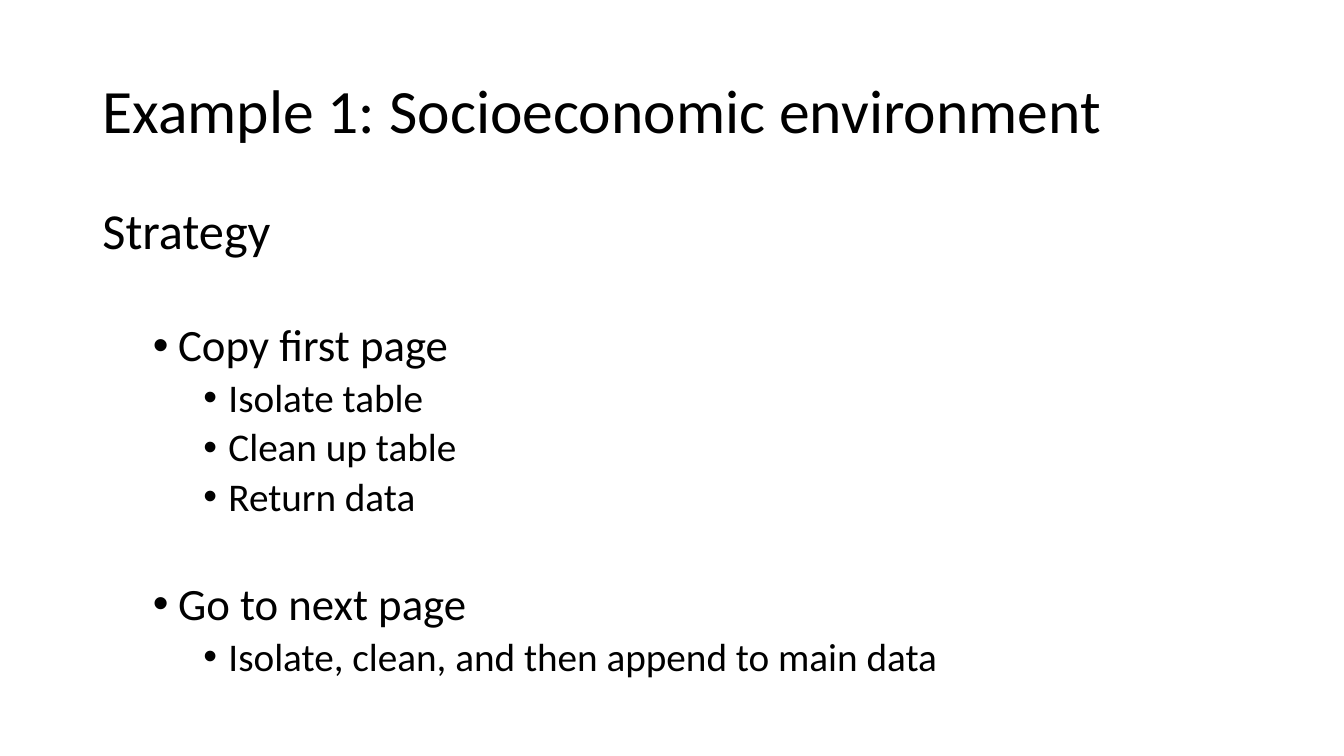
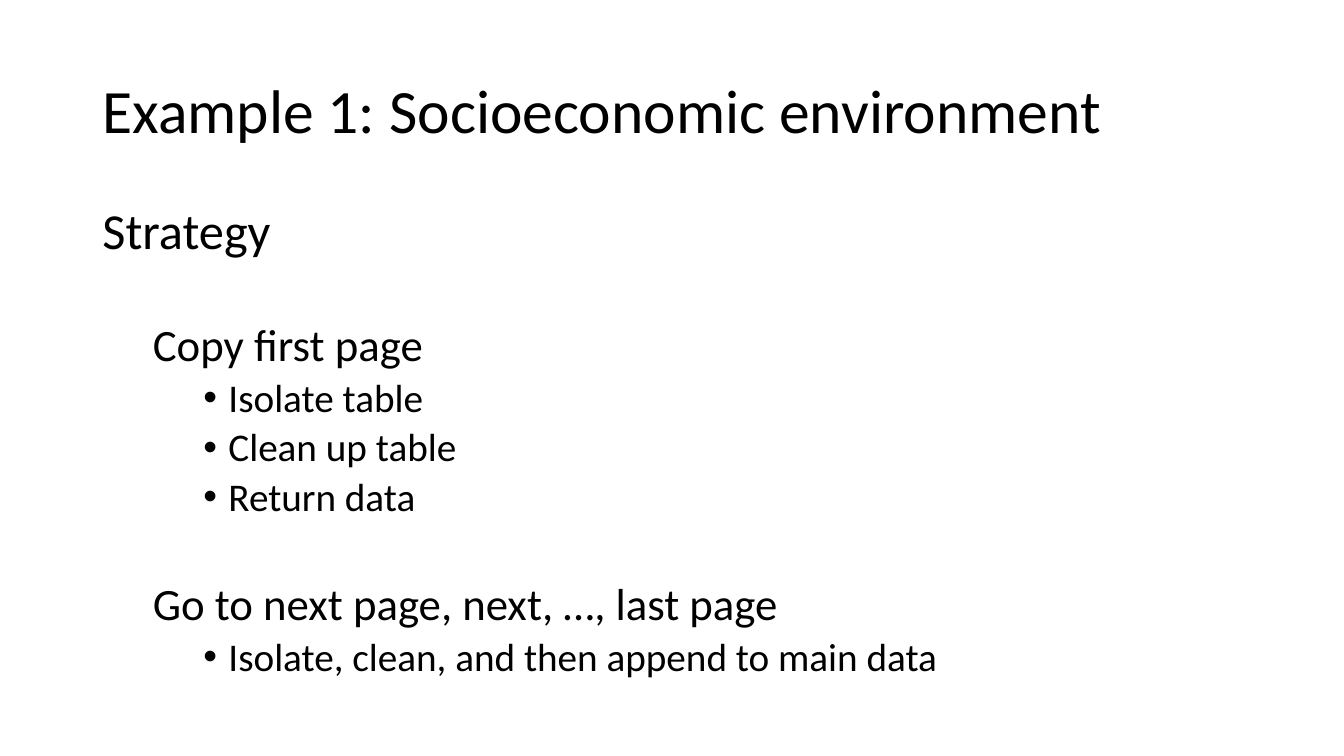
Before and after one commit to nrjjones/BuildingContextualData, a slide deck: slide 23 of presentation/Jones - Contextual Data Presentation.pptx (slide 22 before the commit). Drawn at 1344x756 pixels with LibreOffice and Linux fonts; fonts in the diff are those of the drawing. Boxes give left, top, right and bottom in pixels: in the first picture for what was removed or moved away, otherwise in the second. Text is boxed around its words. In the diff, an @@ line names an element or a change of style, - is before the commit and + after.

```diff
--- a/presentation/Jones - Contextual Data Presentation.pptx
+++ b/presentation/Jones - Contextual Data Presentation.pptx
@@ text at box(153, 330, 423, 369): bullet • to none @@
@@ text at box(153, 589, 777, 628): text changed @@
-  • Go to next page
+  Go to next page, next, …, last page
```
Also in this commit, not shown: 17 other slides changed, 3 slides added, 4 other files.
